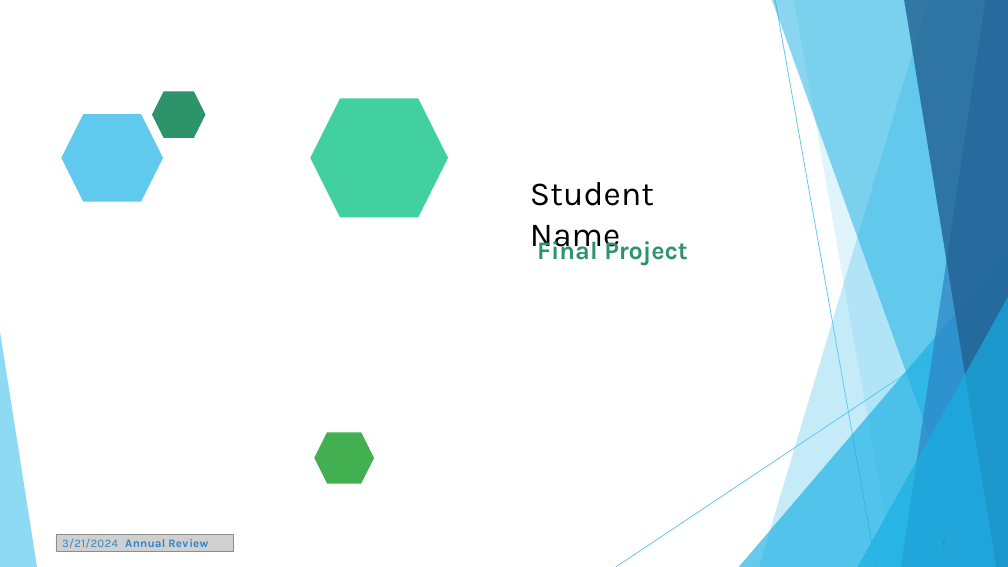
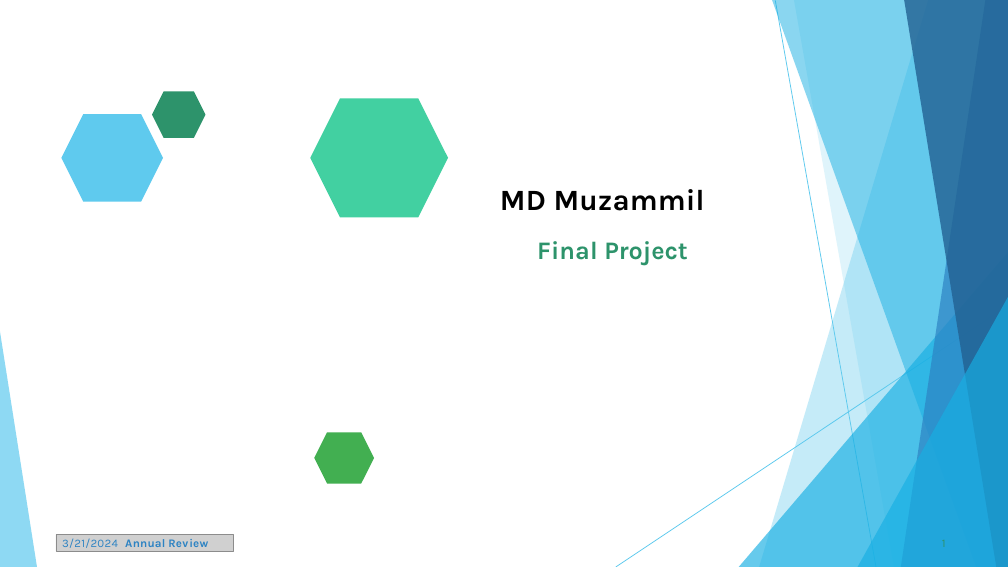
Before and after one commit to Muzammil8008/muzammil-project, a slide deck: slide 1 of Template_Presentation_Students.pptx. Drawn at 1008x567 pixels with LibreOffice and Linux fonts; fonts in the diff are those of the drawing; grey boxes stand for pictures. Boxes give left, top, right and bottom in pixels: in the first picture for what was removed or moved away, otherwise in the second. Text is boxed around its words. In the diff, an @@ line names an element or a change of style, - is before the commit and + after.

```diff
--- a/Template_Presentation_Students.pptx
+++ b/Template_Presentation_Students.pptx
@@ title at <box>500,189,705,211</box>: text changed; size 32 to 28 pt; bold on @@
-Student Name
+MD Muzammil
```
Also in this commit, not shown: 7 other slides changed, 2 slides added, 2 slides removed.
